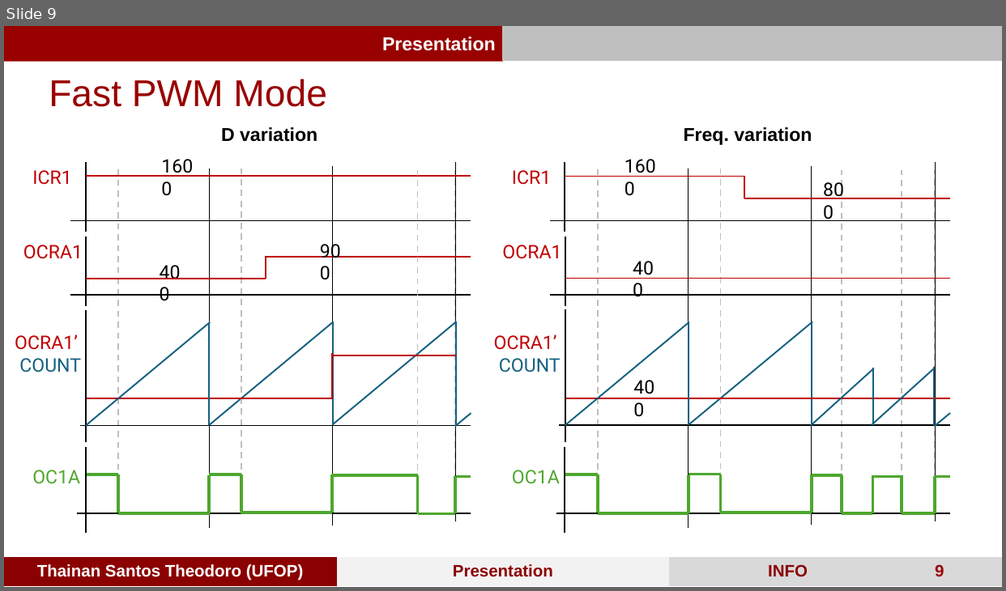
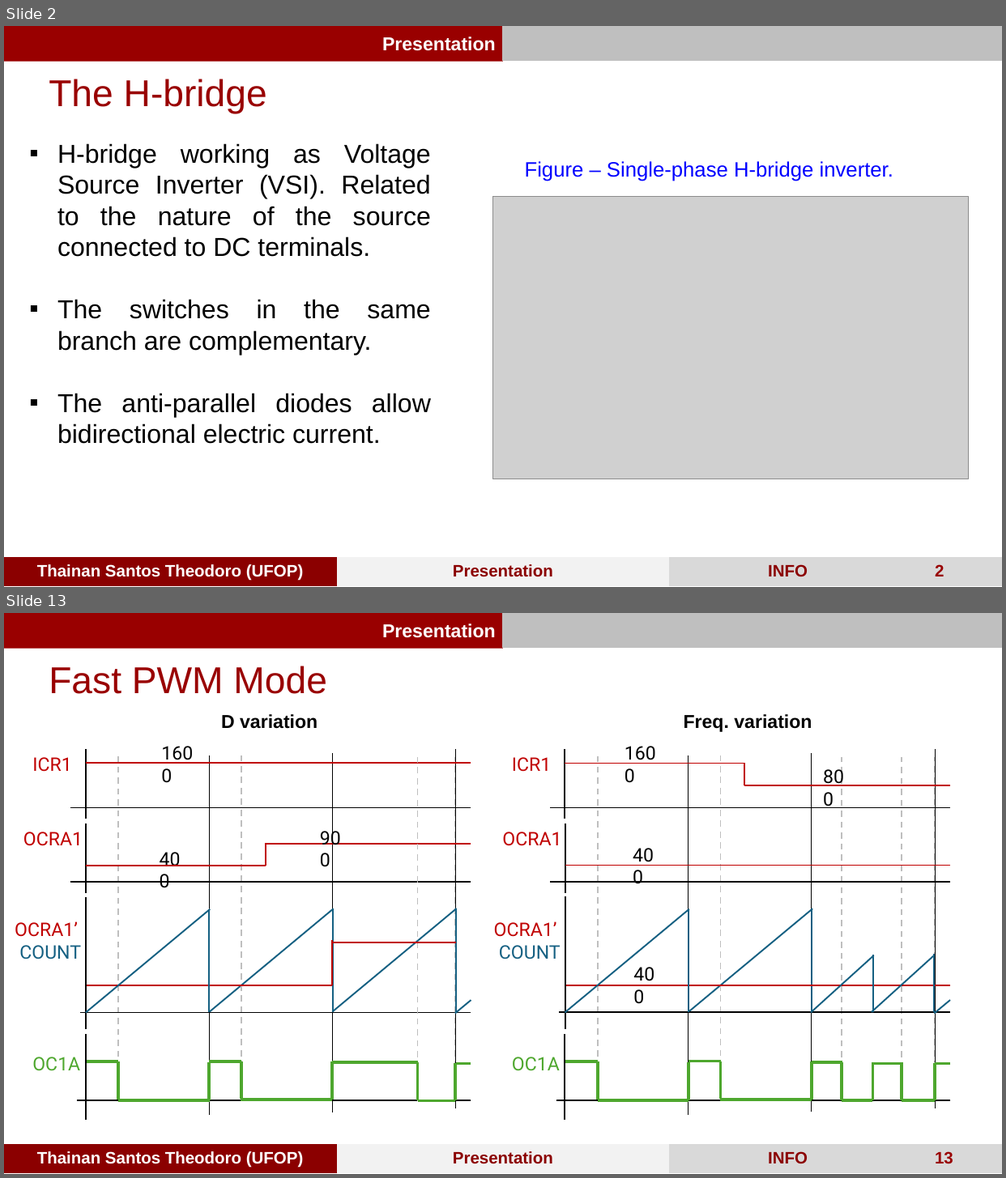
Before and after one commit to ThainanST/sPWM_arduino, a slide deck: Arduino PWM.pptx. Shown one above the other, each under a label of ours: slide 9 before the commit, slides 2 and 13 after it; the slides between them are not shown. The pictures are 1006x591 and 1006x1178 pixels, drawn with LibreOffice and Linux fonts; fonts in the diff are those of the drawing; grey boxes stand for pictures. Boxes give left, top, right and bottom in pixels: in the first picture for what was removed or moved away, otherwise in the second. Text is boxed around its words. In the diff, an @@ line names an element or a change of style, - is before the commit and + after.

```diff
--- a/Arduino PWM.pptx
+++ b/Arduino PWM.pptx
@@ slide 2 added at <box>4,26,1002,587</box>, background #FFFFFF; not listed: 5 template elements that a slide beside it also shows @@
@@ text added at <box>49,79,267,114</box>, 36 pt, text #990000 @@
+  The H-bridge
@@ text added at <box>57,143,431,444</box>, 25 pt, text #000000 @@
+▪ H-bridge working as Voltage Source Inverter (VSI). Related to the nature of the source connected to DC terminals.
+▪ The switches in the same branch are complementary.
+▪ The anti-parallel diodes allow bidirectional electric current.
@@ text added at <box>525,161,893,182</box>, 20 pt, text #0000FF @@
+Figure – Single-phase H-bridge inverter.
@@ picture added at <box>493,197,968,479</box> @@
@@ what was slide 9 is now slide 13 @@
@@ page number at <box>935,1152,953,1165</box>: text changed @@
-9
+13
```
Also in this commit, not shown: 15 slides changed, 25 other slides added, 3 slides removed, 50 other files.
